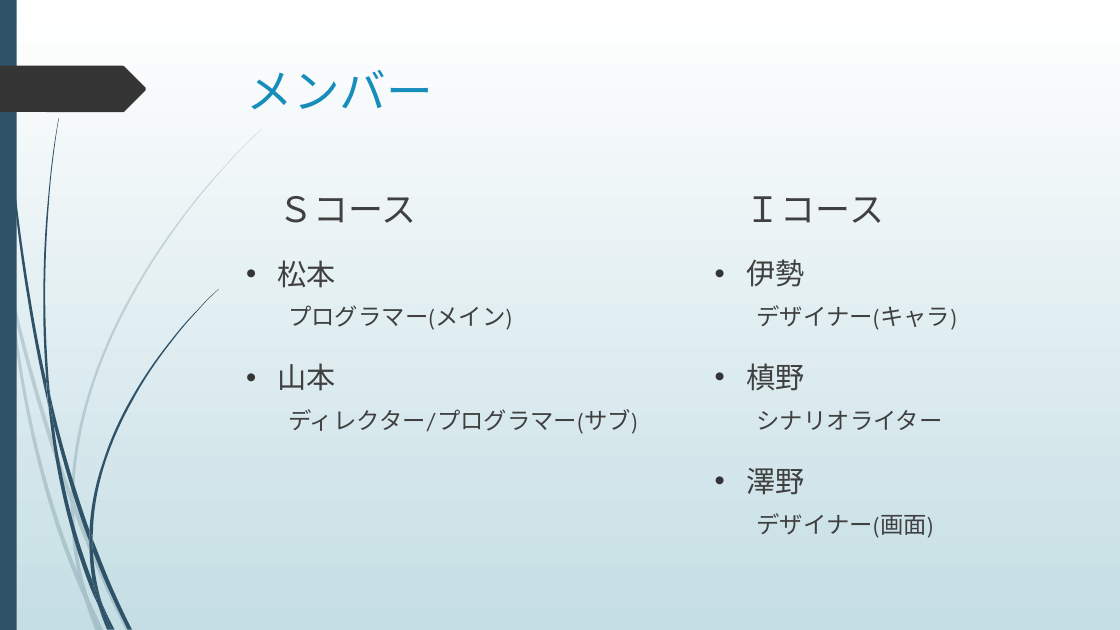
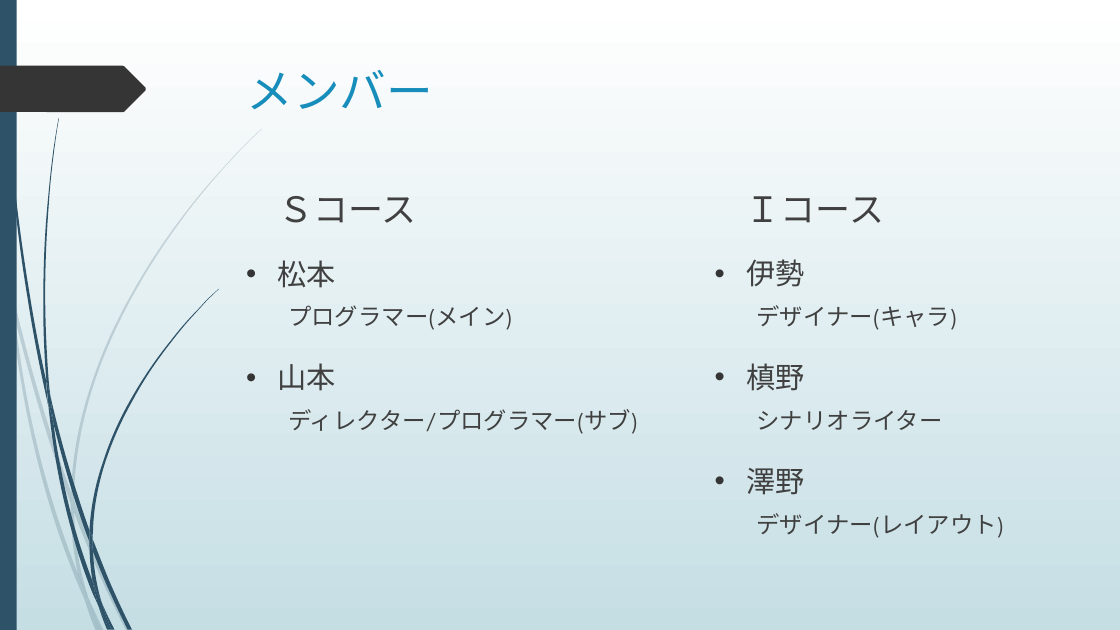
Before and after one commit to kistFteam/Conversation, a slide deck: slide 2 of パワーポイント.pptx. Drawn at 1120x630 pixels with LibreOffice and Linux fonts; fonts in the diff are those of the drawing. Boxes give left, top, right and bottom in pixels: in the first picture for what was removed or moved away, otherwise in the second. Text is boxed around its words. In the diff, an @@ line names an element or a change of style, - is before the commit and + after.

```diff
--- a/パワーポイント.pptx
+++ b/パワーポイント.pptx
@@ text at bbox=[757, 513, 1004, 538]: text changed @@
-デザイナー(画面)
+デザイナー(レイアウト)
```
Also in this commit, not shown: 8 other files.
